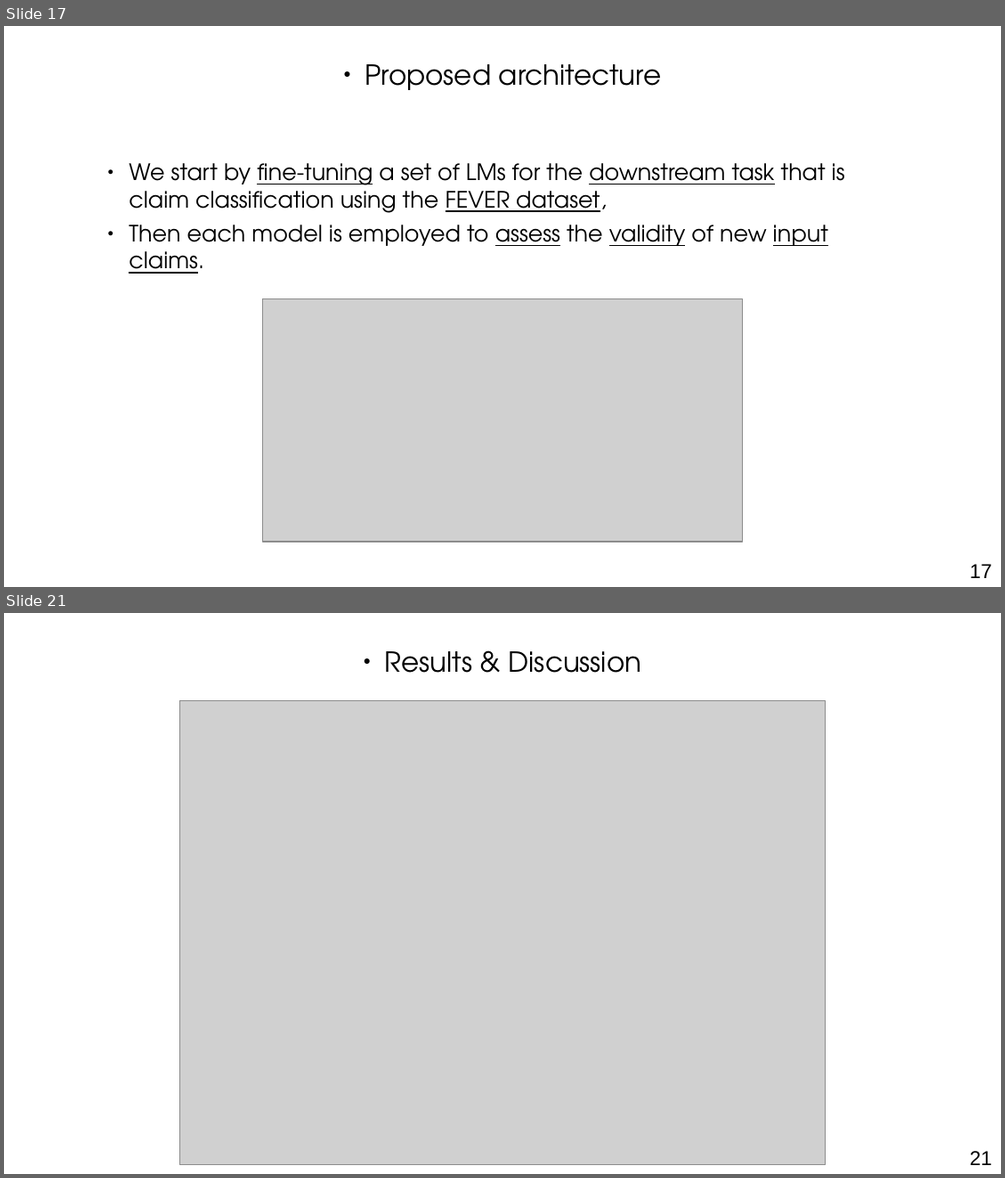
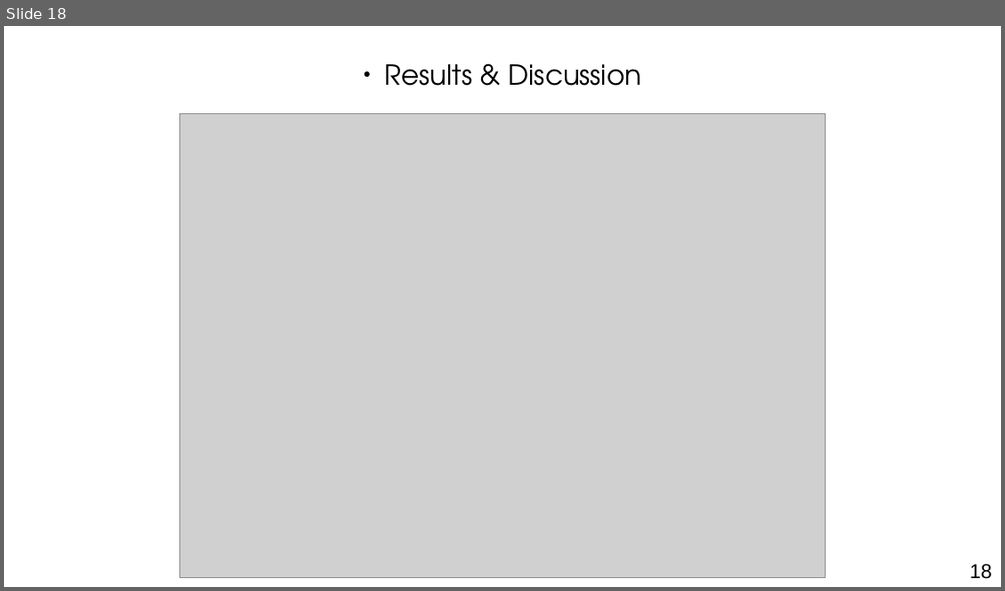
Before and after one commit to othmanelhoufi/LM-for-FactChecking, a slide deck: presentation/NLP_fact_checking.odp. Shown one above the other, each under a label of ours: slides 17 and 21 before the commit, slide 18 after it; the slides between them are not shown. The pictures are 1005x1178 and 1005x591 pixels, drawn with LibreOffice and Linux fonts; fonts in the diff are those of the drawing; grey boxes stand for pictures. Boxes give left, top, right and bottom in pixels: in the first picture for what was removed or moved away, otherwise in the second. Text is boxed around its words. In the diff, an @@ line names an element or a change of style, - is before the commit and + after.

```diff
--- a/presentation/NLP_fact_checking.odp
+++ b/presentation/NLP_fact_checking.odp
@@ slide 17 removed at bbox=[4, 26, 1001, 587], background #FFFFFF @@
@@ text removed at bbox=[364, 64, 662, 90] @@
-● Proposed architecture
@@ text removed at bbox=[129, 163, 845, 273] @@
-● We start by fine-tuning a set of LMs for the downstream task that is claim classification using the FEVER dataset,
-● Then each model is employed to assess the validity of new input claims.
@@ picture removed at bbox=[263, 299, 743, 541] @@
@@ page number removed at bbox=[970, 564, 992, 578] @@
-17
@@ what was slide 21 is now slide 18 @@
@@ page number at bbox=[970, 564, 992, 579]: text changed @@
-21
+18
```
Also in this commit, not shown: 2 slides changed, 1 slide added, 6 other slides removed, 1 other file.
